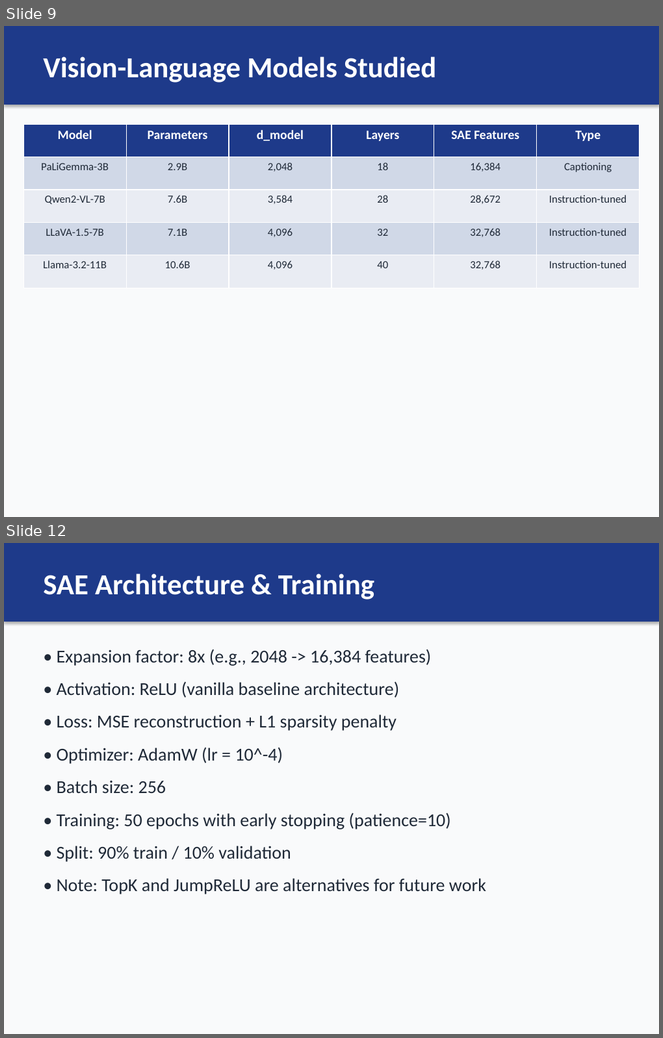
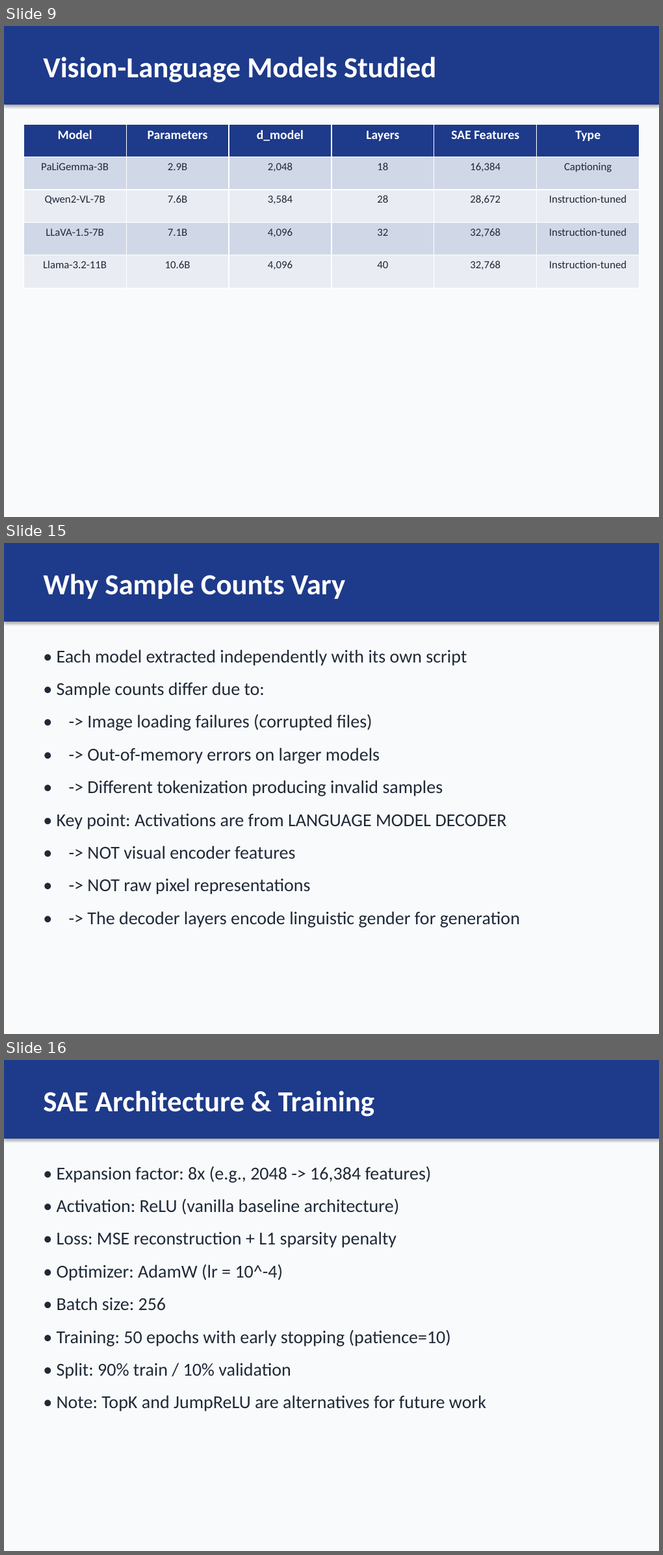
Before and after one commit to nour-mubarak/mechanistic_intrep, a slide deck: sae_captioning_project/presentation/SAE_Gender_Bias_VLM_Presentation.pptx. Shown one above the other, each under a label of ours: slides 9 and 12 before the commit, slides 9, 15 and 16 after it; the slides between them are not shown. The pictures are 663x1038 and 663x1555 pixels, drawn with LibreOffice and Linux fonts; fonts in the diff are those of the drawing. Boxes give left, top, right and bottom in pixels: in the first picture for what was removed or moved away, otherwise in the second. Text is boxed around its words. In the diff, an @@ line names an element or a change of style, - is before the commit and + after.

```diff
--- a/sae_captioning_project/presentation/SAE_Gender_Bias_VLM_Presentation.pptx
+++ b/sae_captioning_project/presentation/SAE_Gender_Bias_VLM_Presentation.pptx
@@ slide 15 added at (x1=4, y1=543, x2=659, y2=1034), background #F9FAFB @@
@@ rectangle added at (x1=4, y1=543, x2=659, y2=622), fill #1E3A8A @@
@@ text added at (x1=43, y1=574, x2=345, y2=599), 32 pt, text #FFFFFF, bold @@
+Why Sample Counts Vary
@@ text added at (x1=57, y1=650, x2=520, y2=928), 20 pt, text #1F2937 @@
+• Each model extracted independently with its own script
+• Sample counts differ due to:
+• -> Image loading failures (corrupted files)
+• -> Out-of-memory errors on larger models
+• -> Different tokenization producing invalid samples
+• Key point: Activations are from LANGUAGE MODEL DECODER
+• -> NOT visual encoder features
+• -> NOT raw pixel representations
+• -> The decoder layers encode linguistic gender for generation
@@ what was slide 12 is now slide 16 @@
```
Also in this commit, not shown: 3 slides changed, 5 other slides added, 14 other files.
